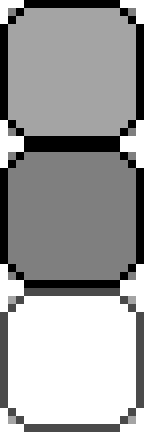
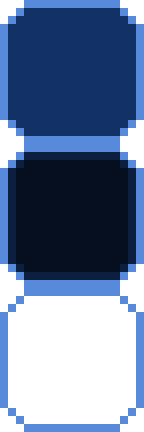
Revision of a layered (144, 432) image; what changed, layer by layer:
painted on "Frame" over [0, 0, 144, 432]
hid "Back" over [8, 8, 136, 424]
